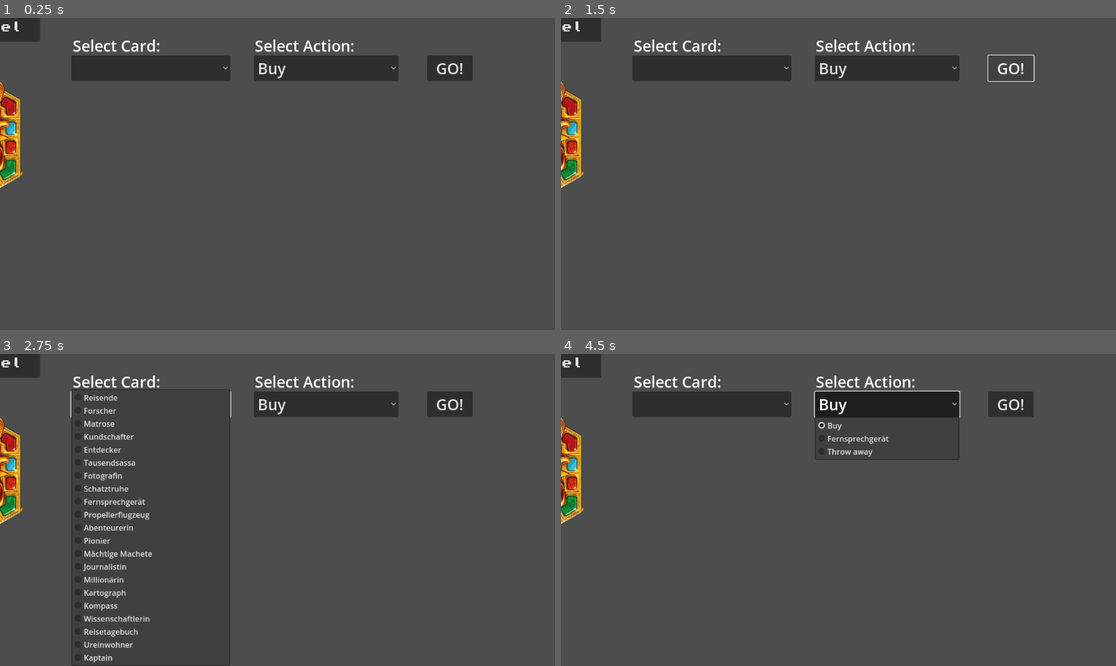
Above: before the commit, frames 1-4 (two rows, left to right).
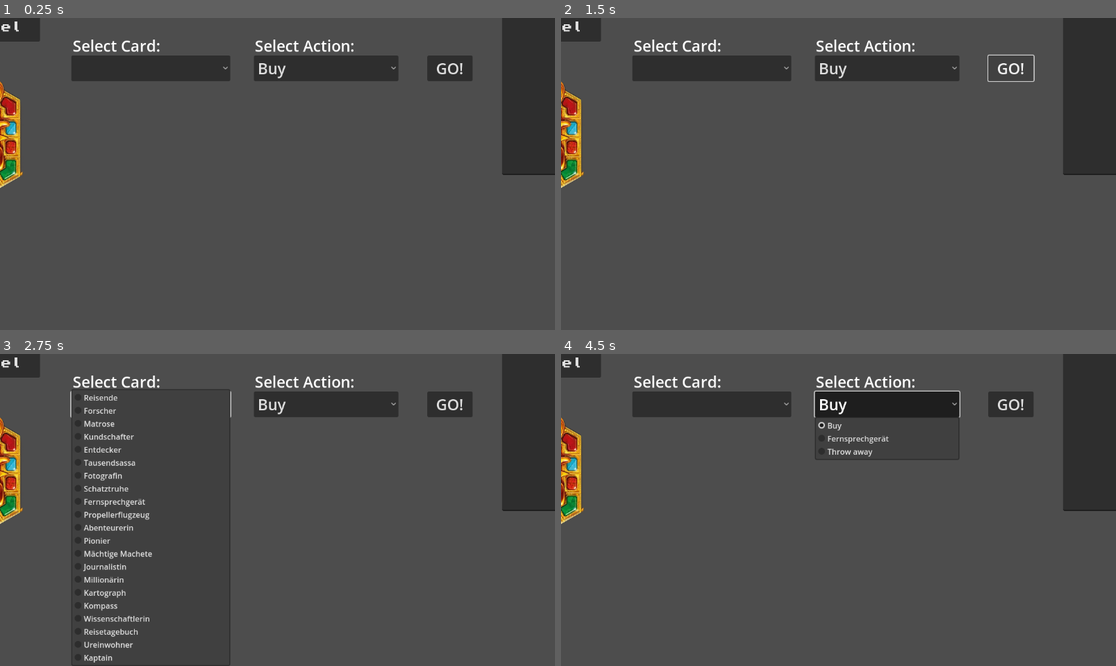
Above: after the commit, the same moments.

Repository: AdminL3/El-Dorado-Assistent
Game: Godot game, scene res://scenes/game.tscn
Two runs of this game, one before a commit and one after it. Both use one fixed random seed, a clock stepped at 60 frames per second and the inputs below.
Inputs (mouse positions are in pixels of both pictures, inside the frame that each line leads up to):
- Up to frame 1 (0.25 s): no input
- Up to frame 2 (1.5 s): click "GO!" at 0.5 s; click "GO!" at 1.25 s
- Up to frame 3 (2.75 s): click (149, 403) at 2 s
- Up to frame 4 (4.5 s): click "Buy" at 2.75 s; click (710, 403) at 3.5 s; click "Buy" at 4.25 s

The runs differ from the first frame. In frame 1, 4.8% of the frame differs, in the area x 90-100%, y 0-51%; in frame 2, 4.8%; in frame 3, 4.8%; in frame 4, 4.8%.

Commit message:
making buy throw away and such functions

Diff:
--- a/scenes/game.tscn
+++ b/scenes/game.tscn
@@ -1,8 +1,9 @@
-[gd_scene load_steps=9 format=3 uid="uid://m1y7bg1lro0b"]
+[gd_scene load_steps=10 format=3 uid="uid://m1y7bg1lro0b"]
 
 [ext_resource type="Script" path="res://scripts/manager.gd" id="1_6hv34"]
 [ext_resource type="FontFile" uid="uid://ohev4serabg1" path="res://assets/fonts/PixelOperator8-Bold.ttf" id="2_1b8vf"]
 [ext_resource type="Texture2D" uid="uid://bgnvp7a0tpmfy" path="res://assets/logo.png" id="3_kj12x"]
+[ext_resource type="FontFile" uid="uid://bgjlattw6v22s" path="res://assets/fonts/PixelOperator8.ttf" id="4_abrfg"]
 
 [sub_resource type="StyleBoxEmpty" id="StyleBoxEmpty_50kp2"]
 content_margin_left = 94.0
@@ -80,6 +81,15 @@
 offset_top = 180.0
 offset_right = 3001.0
 offset_bottom = 445.0
+
+[node name="Back Admin" type="Button" parent="Admin"]
+offset_left = 2372.0
+offset_top = 40.0
+offset_right = 2625.0
+offset_bottom = 99.0
+theme_override_fonts/font = ExtResource("2_1b8vf")
+theme_override_font_sizes/font_size = 24
+text = "Go Back"
 
 [node name="Draw" type="Button" parent="."]
 offset_left = -239.0
@@ -253,6 +263,22 @@
 offset_right = 576.0
 offset_bottom = 200.0
 
+[node name="TextEdit" type="TextEdit" parent="."]
+offset_left = 1040.0
+offset_top = 20.0
+offset_right = 1266.0
+offset_bottom = 376.0
+
+[node name="Label" type="Label" parent="."]
+offset_left = 1050.0
+offset_top = -18.0
+offset_right = 1267.0
+offset_bottom = 14.0
+theme_override_fonts/font = ExtResource("4_abrfg")
+theme_override_font_sizes/font_size = 32
+text = "History:"
+
+[connection signal="pressed" from="Admin/Back Admin" to="." method="back_admin"]
 [connection signal="pressed" from="Draw" to="." method="draw"]
 [connection signal="pressed" from="Become Store" to="." method="become_store"]
 [connection signal="pressed" from="Become Admin" to="." method="become_admin"]
--- a/scripts/manager.gd
+++ b/scripts/manager.gd
@@ -422,7 +422,28 @@
 
 
 func do_action():
-	pass
+	var cardselected = card_select.selected
+	if cardselected == -1:
+		print("error")
+	else:
+		if action_select.selected == 0:
+			#buy
+			buycard(cardselected, false)
+		elif action_select.selected == 1:
+			buycard(cardselected, true)
+		elif action_select.selected == 2:
+			del_card(cardselected)
+
+
+func del_card(card_to_del):
+	if hand.has(card_to_del):
+		hand.erase(card_to_del)
+		print("Deleted: "+ str(cards[card_to_del]))
+	else:
+		print("Dont have card")
+	_update_text()
+	update_display()
+
 
 
 #store
@@ -432,6 +453,7 @@
 
 @onready var storecam = $Store
 @onready var camera = $Camera
+@onready var admincam = $Admin/Admin
 
 func become_store():
 	camera.enabled = false
@@ -442,8 +464,12 @@
 
 
 func become_admin():
-	pass
-
+	camera.enabled = false
+	admincam.enabled = true
+
+func back_admin():
+	camera.enabled = true
+	admincam.enabled = false
 
 func delete_store():
 	var children1 = vorne_display.get_children()
